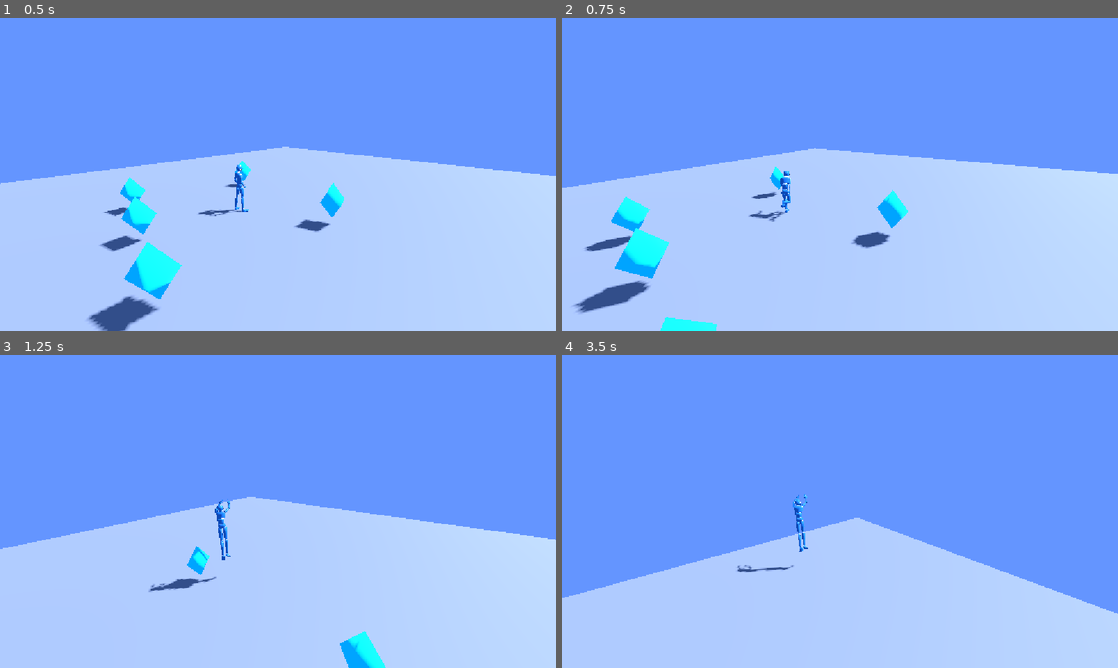
Above: before the commit, frames 1-4 (two rows, left to right).
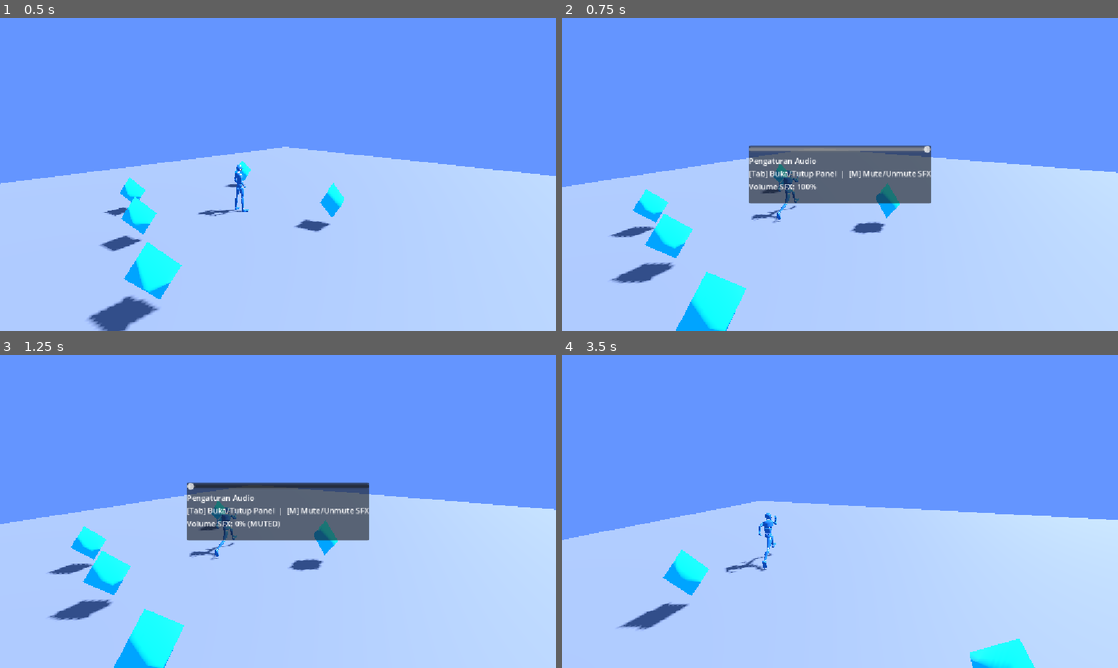
Above: after the commit, the same moments.

Repository: agengwahyum-oss/UTS_Game_52304110003_AgengWahyu
Game: Godot game, scene res://scenes/world.tscn
Same seed, same stepped clock (60 frames per second), same inputs: the game is played once before the commit and once after it.
Inputs (mouse positions are in pixels of both pictures, inside the frame that each line leads up to):
- Up to frame 1 (0.5 s): no input
- Up to frame 2 (0.75 s): tap Enter at 0.5 s; move the mouse to (867, 174) at 0.52 s; hold W from 0.53 s (still down); tap Tab at 0.6 s
- Up to frame 3 (1.25 s): keep holding W; tap Space at 0.77 s; tap M at 0.8 s
- Up to frame 4 (3.5 s): keep holding W; move the mouse to (812, 511) at 1.27 s; tap M at 1.35, 2.3, 2.85 s; tap Space at 1.52, 3.02 s; tap Tab at 1.55, 2.1, 3.05 s; move the mouse to (851, 505) at 2.02 s; move the mouse to (834, 517) at 2.77 s

Frame 1 is identical in both runs. In frame 2, 12% of the frame differs, in the area x 0-100%, y 40-100%; in frame 3, 15%; in frame 4, 17%, in the area x 0-100%, y 44-100%.

Commit message:
feat: refine perceptual SFX volume curve and hotkey controls

Diff:
--- a/scenes/collectible/blue_crystal.gd
+++ b/scenes/collectible/blue_crystal.gd
@@ -17,6 +17,15 @@
 
 func _ready() -> void:
 	body_entered.connect(_on_body_entered)
+	_ensure_sfx_bus()
+
+
+func _ensure_sfx_bus() -> void:
+	if AudioServer.get_bus_index("SFX") == -1:
+		AudioServer.add_bus()
+		AudioServer.set_bus_name(AudioServer.bus_count - 1, "SFX")
+	if _sfx_player:
+		_sfx_player.bus = &"SFX"
 
 
 func _process(delta: float) -> void:
@@ -50,11 +59,20 @@
 	if not _sfx_player:
 		return
 
+	_ensure_sfx_bus()
+
+	var sfx_idx := AudioServer.get_bus_index("SFX")
+	if sfx_idx != -1 and AudioServer.is_bus_mute(sfx_idx):
+		await get_tree().create_timer(0.48).timeout
+		return
+
 	var generator := AudioStreamGenerator.new()
 	generator.mix_rate = 44100.0
 	generator.buffer_length = 0.55
+
+	_sfx_player.stop()
+	_sfx_player.bus = &"SFX"
 	_sfx_player.stream = generator
-	_sfx_player.bus = "SFX"
 	_sfx_player.play()
 
 	var playback: AudioStreamGeneratorPlayback = _sfx_player.get_stream_playback()
--- a/scenes/ui/hud.gd
+++ b/scenes/ui/hud.gd
@@ -1,23 +1,111 @@
 extends Control
 
-@onready var _boost_container: VBoxContainer = get_node_or_null("VBoxContainer")
-@onready var _boost_bar: ProgressBar = get_node_or_null("VBoxContainer/BoostBar")
-@onready var _boost_label: Label = get_node_or_null("VBoxContainer/BoostLabel")
+@onready var _boost_bar: ProgressBar = $VBoxContainer/BoostBar
+@onready var _boost_label: Label = $VBoxContainer/BoostLabel
+@onready var _settings_panel: PanelContainer = $SettingsPanel
+@onready var _title_label: Label = $SettingsPanel/VBoxContainer/TitleLabel
+@onready var _sfx_slider: HSlider = $SettingsPanel/VBoxContainer/SfxSlider
+@onready var _sfx_label: Label = $SettingsPanel/VBoxContainer/SfxLabel
 
+var _sfx_bus_index: int = -1
+var _max_boost_duration: float = 5.0
+var _last_unmuted_volume: float = 100.0
 
 func _ready() -> void:
-	if _boost_container:
-		_boost_container.visible = false
+	process_mode = Node.PROCESS_MODE_ALWAYS
+	_boost_bar.visible = false
+	_boost_label.visible = false
+	_settings_panel.visible = false
 
+	if _title_label:
+		_title_label.text = "Pengaturan Audio\n[Tab] Buka/Tutup Panel  |  [M] Mute/Unmute SFX"
 
-func on_player_boost_changed(time_left: float, duration: float) -> void:
-	if not (_boost_container and _boost_bar and _boost_label):
+	_sfx_slider.min_value = 0.0
+	_sfx_slider.max_value = 100.0
+	_sfx_slider.step = 5.0
+
+	_sfx_bus_index = AudioServer.get_bus_index("SFX")
+	if _sfx_bus_index == -1:
+		AudioServer.add_bus()
+		_sfx_bus_index = AudioServer.bus_count - 1
+		AudioServer.set_bus_name(_sfx_bus_index, "SFX")
+
+	var is_muted := AudioServer.is_bus_mute(_sfx_bus_index)
+	var initial_percent := 0.0 if is_muted else 100.0
+	_sfx_slider.value = initial_percent
+	_apply_sfx_volume(initial_percent)
+
+	_sfx_slider.value_changed.connect(_on_sfx_slider_changed)
+
+func _input(event: InputEvent) -> void:
+	if event is InputEventKey and event.pressed and not event.echo:
+		if event.keycode == KEY_TAB:
+			get_viewport().set_input_as_handled()
+			_toggle_settings_panel()
+		elif event.keycode == KEY_M:
+			get_viewport().set_input_as_handled()
+			_toggle_mute_sfx()
+
+func _toggle_settings_panel() -> void:
+	_settings_panel.visible = not _settings_panel.visible
+	if _settings_panel.visible:
+		Input.mouse_mode = Input.MOUSE_MODE_VISIBLE
+		get_tree().paused = true
+	else:
+		get_tree().paused = false
+		Input.mouse_mode = Input.MOUSE_MODE_CAPTURED
+
+func _toggle_mute_sfx() -> void:
+	if _sfx_bus_index == -1:
 		return
 
+	var is_currently_muted := AudioServer.is_bus_mute(_sfx_bus_index)
+	if is_currently_muted:
+		var restore_val := _last_unmuted_volume if _last_unmuted_volume > 0.0 else 100.0
+		_sfx_slider.set_value_no_signal(restore_val)
+		_apply_sfx_volume(restore_val)
+	else:
+		if _sfx_slider.value > 0.0:
+			_last_unmuted_volume = _sfx_slider.value
+		_sfx_slider.set_value_no_signal(0.0)
+		_apply_sfx_volume(0.0)
+
+func _on_sfx_slider_changed(value: float) -> void:
+	if value > 0.0:
+		_last_unmuted_volume = value
+	_apply_sfx_volume(value)
+
+func _apply_sfx_volume(percent: float) -> void:
+	var muted := percent <= 0.0
+	if _sfx_bus_index != -1:
+		AudioServer.set_bus_mute(_sfx_bus_index, muted)
+		if muted:
+			AudioServer.set_bus_volume_db(_sfx_bus_index, -80.0)
+		else:
+			# Kurva perseptual -45 dB (5%) hingga 0 dB (100%) agar perbedaan volume terasa kontras
+			var t := clampf(percent / 100.0, 0.0, 1.0)
+			var target_db := lerpf(-45.0, 0.0, pow(t, 0.65))
+			AudioServer.set_bus_volume_db(_sfx_bus_index, target_db)
+
+	if muted:
+		_sfx_label.text = "Volume SFX: 0% (MUTED)"
+	else:
+		_sfx_label.text = "Volume SFX: %d%%" % int(round(percent))
+
+func on_player_boost_changed(time_left: float, max_duration: float = 5.0) -> void:
 	if time_left > 0.0:
-		_boost_container.visible = true
-		_boost_bar.max_value = duration
+		if max_duration > 0.0:
+			_max_boost_duration = max(max_duration, time_left)
+		else:
+			_max_boost_duration = max(_max_boost_duration, time_left)
+
+		_boost_bar.min_value = 0.0
+		_boost_bar.max_value = _max_boost_duration
 		_boost_bar.value = time_left
+
+		_boost_bar.visible = true
+		_boost_label.visible = true
 		_boost_label.text = "Speed Boost (+20%%): %.1fs" % time_left
 	else:
-		_boost_container.visible = false
+		_boost_bar.visible = false
+		_boost_label.visible = false
--- a/scenes/ui/hud.tscn
+++ b/scenes/ui/hud.tscn
@@ -23,7 +23,6 @@
 offset_bottom = 53.0
 grow_horizontal = 2
 mouse_filter = 2
-script = ExtResource("2_hqnrr")
 
 [node name="BoostLabel" type="Label" parent="VBoxContainer" unique_id=233095009]
 layout_mode = 2
@@ -35,3 +34,35 @@
 mouse_filter = 2
 max_value = 5.0
 value = 5.0
+
+[node name="SettingsPanel" type="PanelContainer" parent="." unique_id=951859358]
+custom_minimum_size = Vector2(280, 120)
+layout_mode = 1
+anchors_preset = 8
+anchor_left = 0.5
+anchor_top = 0.5
+anchor_right = 0.5
+anchor_bottom = 0.5
+offset_left = -20.0
+offset_top = -20.0
+offset_right = 20.0
+offset_bottom = 20.0
+grow_horizontal = 2
+grow_vertical = 2
+
+[node name="VBoxContainer" type="VBoxContainer" parent="SettingsPanel" unique_id=1467287133]
+layout_mode = 2
+
+[node name="SfxSlider" type="HSlider" parent="SettingsPanel/VBoxContainer" unique_id=784676557]
+layout_mode = 2
+focus_mode = 0
+step = 5.0
+value = 100.0
+
+[node name="TitleLabel" type="Label" parent="SettingsPanel/VBoxContainer" unique_id=863055599]
+layout_mode = 2
+text = "Pengaturan Audio (Tab / M)"
+
+[node name="SfxLabel" type="Label" parent="SettingsPanel/VBoxContainer" unique_id=1600883047]
+layout_mode = 2
+text = "Volume SFX: 100%"
